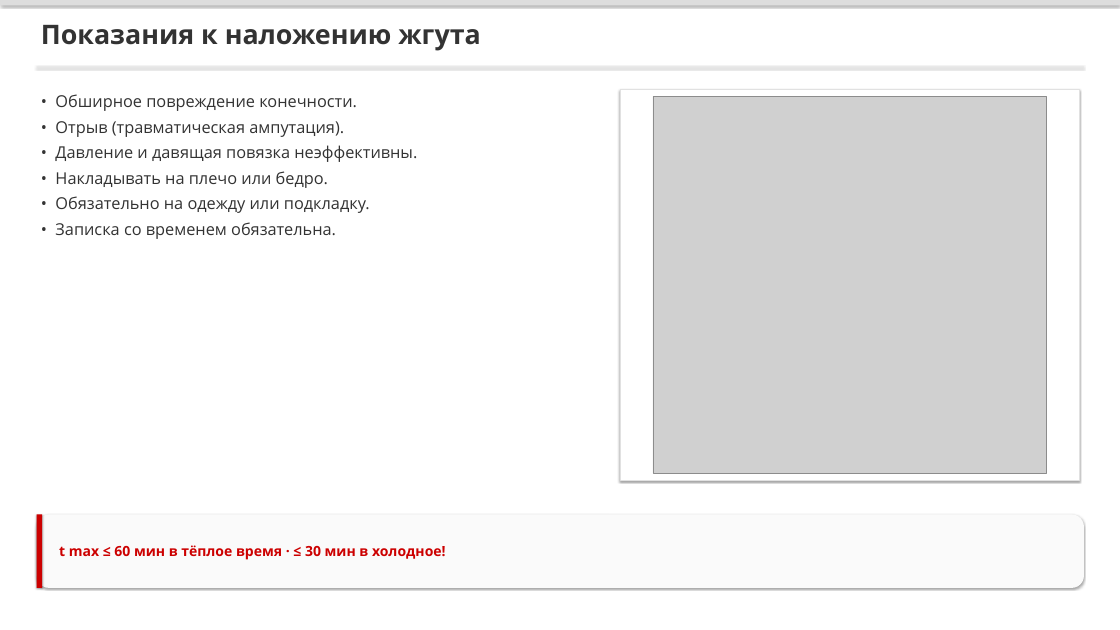
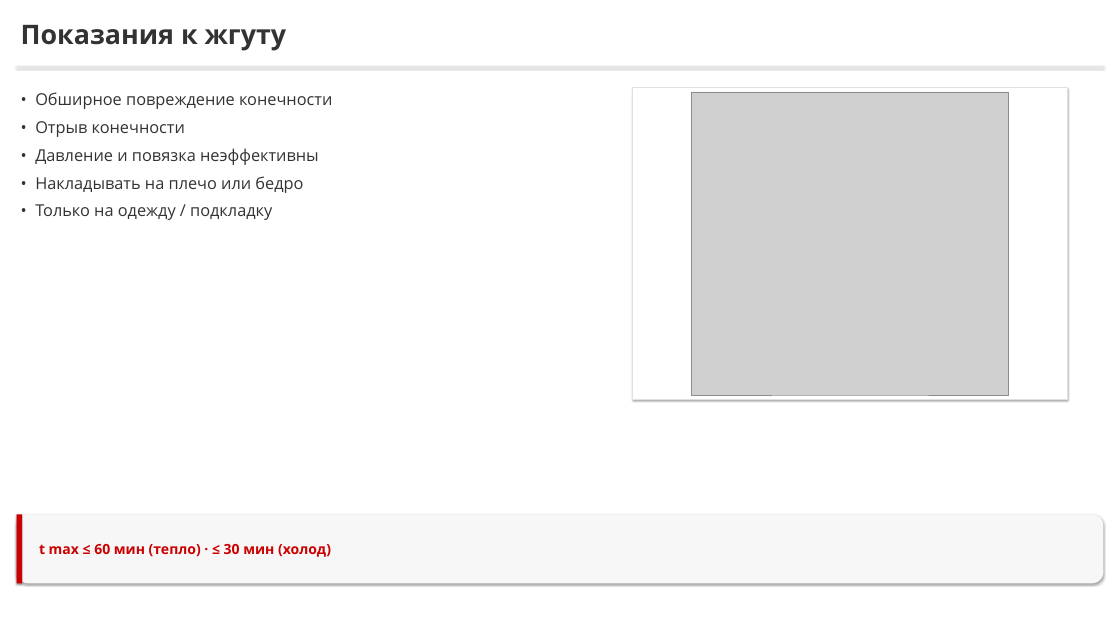
Before and after one commit to lysakalenushka-hash/-, a slide deck: slide 13 of tema2_bleeding/Способы_временной_остановки_кровотечения.pptx. Drawn at 1120x630 pixels with LibreOffice and Linux fonts; fonts in the diff are those of the drawing; grey boxes stand for pictures. Boxes give left, top, right and bottom in pixels: in the first picture for what was removed or moved away, otherwise in the second. Text is boxed around its words. In the diff, an @@ line names an element or a change of style, - is before the commit and + after.

```diff
--- a/tema2_bleeding/Способы_временной_остановки_кровотечения.pptx
+++ b/tema2_bleeding/Способы_временной_остановки_кровотечения.pptx
@@ rectangle removed at (0,0,1120,5) @@
@@ text at (21,25,287,51): text changed @@
-Показания к наложению жгута
+Показания к жгуту
@@ rectangle: place and size @@
-rectangle at (37,67,1083,68)
+rectangle at (16,67,1103,68)
@@ rectangle: place and size @@
-rectangle at (620,89,1079,480)
+rectangle at (632,87,1067,400)
@@ rectangle at (632,87,1067,400): outline #E1E1E1 1 pt to #E1E1E1 1.25 pt @@
@@ text at (35,92,332,220): text changed @@
-• Обширное повреждение конечности.
-• Отрыв (травматическая ампутация).
-• Давление и давящая повязка неэффективны.
-• Накладывать на плечо или бедро.
-• Обязательно на одежду или подкладку.
-• Записка со временем обязательна.
+• Обширное повреждение конечности
+• Отрыв конечности
+• Давление и повязка неэффективны
+• Накладывать на плечо или бедро
+• Только на одежду / подкладку
@@ picture: place and size @@
-picture at (653,97,1047,473)
+picture at (692,92,1009,395)
@@ rectangle: place and size @@
-rectangle at (37,514,42,588)
+rectangle at (16,514,22,583)
@@ rounded rectangle: place and size @@
-rounded rectangle at (37,514,1083,588)
+rounded rectangle at (16,514,1103,583)
@@ rounded rectangle at (16,514,1103,583): fill #FAFAFA to #F7F7F7 @@
@@ text at (39,544,331,557): text changed @@
-t max ≤ 60 мин в тёплое время · ≤ 30 мин в холодное!
+t max ≤ 60 мин (тепло) · ≤ 30 мин (холод)
```
Also in this commit, not shown: 17 other slides changed, 3 slides added, 3 slides removed, 7 other files.
